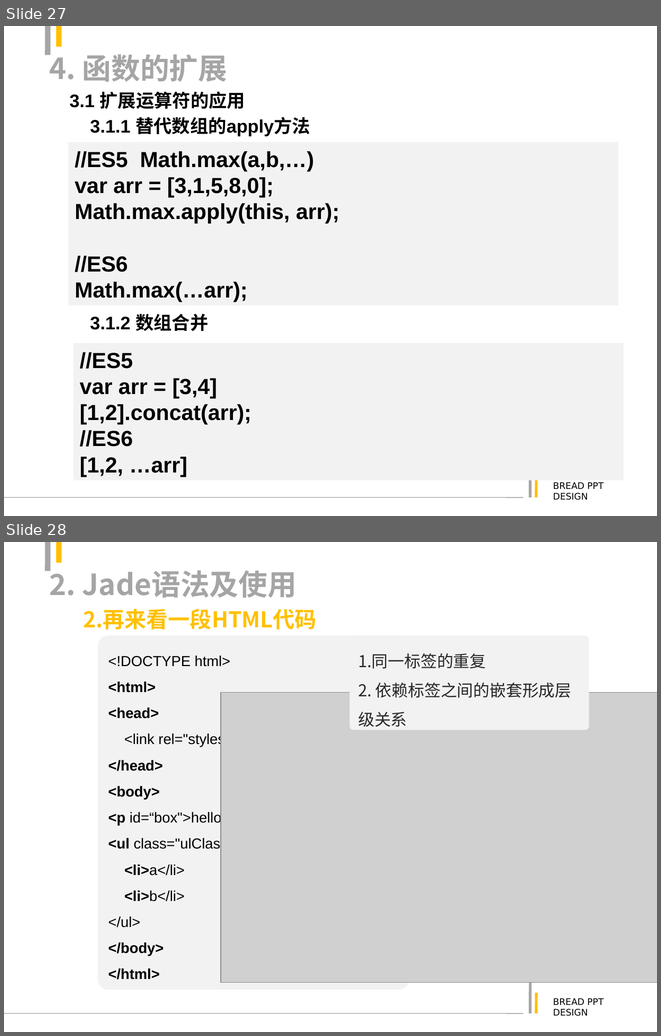
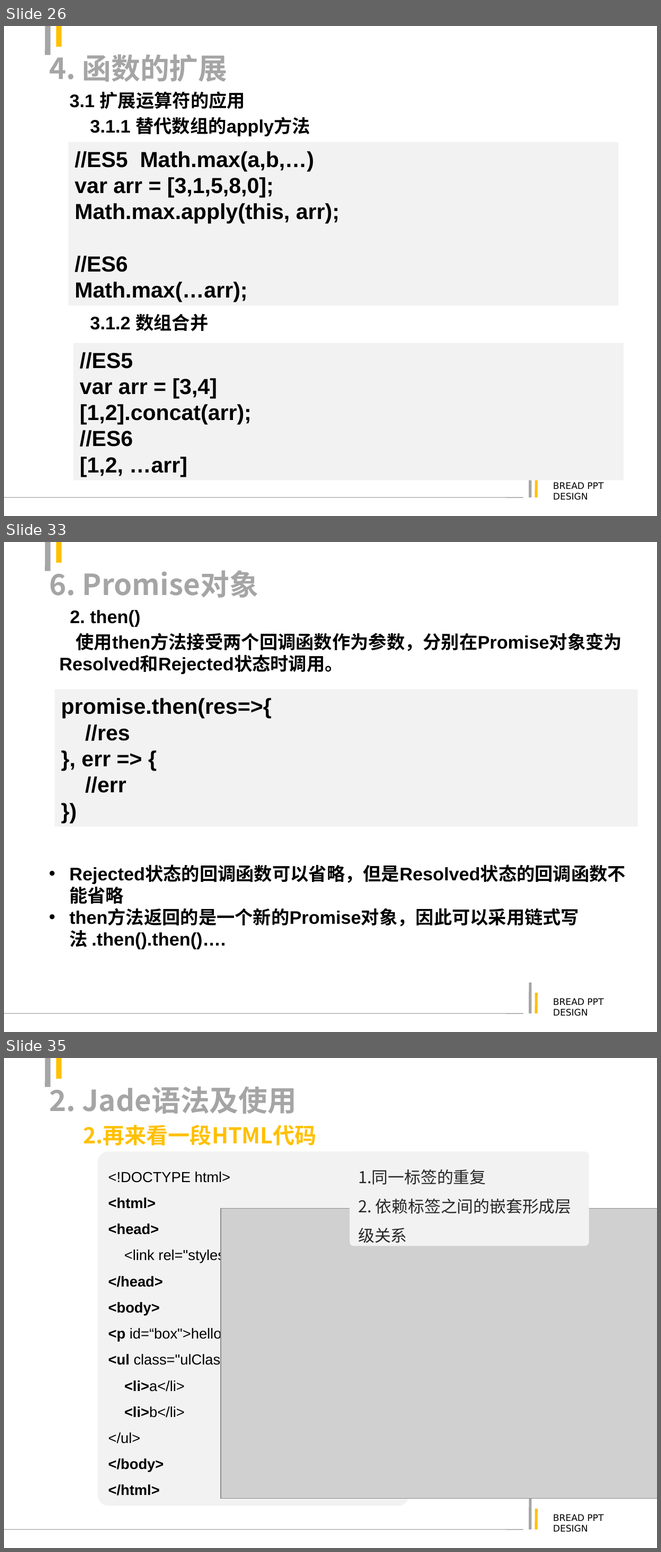
Before and after one commit to justforuse/psae-es6, a slide deck: es6.ppt. Shown one above the other, each under a label of ours: slides 27 and 28 before the commit, slides 26, 33 and 35 after it; the slides between them are not shown. The pictures are 661x1036 and 661x1552 pixels, drawn with LibreOffice and Linux fonts; fonts in the diff are those of the drawing; grey boxes stand for pictures. Boxes give left, top, right and bottom in pixels: in the first picture for what was removed or moved away, otherwise in the second. Text is boxed around its words. In the diff, an @@ line names an element or a change of style, - is before the commit and + after.

```diff
--- a/es6.ppt
+++ b/es6.ppt
@@ slide 33 added at <box>4,542,657,1032</box>, background #FFFFFF; not listed: 6 template elements that a slide beside it also shows @@
@@ title added at <box>49,565,258,598</box>, 32 pt, text #A5A5A5, bold @@
+6. Promise对象
@@ text added at <box>70,610,140,626</box>, 20 pt, text #000000, bold @@
+2. then()
@@ text added at <box>59,633,622,674</box>, 20 pt, text #000000, bold @@
+使用then方法接受两个回调函数作为参数，分别在Promise对象变为Resolved和Rejected状态时调用。
@@ rectangle added at <box>55,689,638,826</box>, fill #F2F2F2, 24 pt, text #000000, bold @@
+promise.then(res=>{
+//res
+}, err => {
+//err
+})
@@ text added at <box>69,865,626,949</box>, 20 pt, text #000000, bold @@
+• Rejected状态的回调函数可以省略，但是Resolved状态的回调函数不能省略
+• then方法返回的是一个新的Promise对象，因此可以采用链式写法 .then().then()….
@@ what was slide 27 is now slide 26 @@
@@ what was slide 28 is now slide 35 @@
```
Also in this commit, not shown: 1 slide changed, 6 other slides added, 3 other files.
